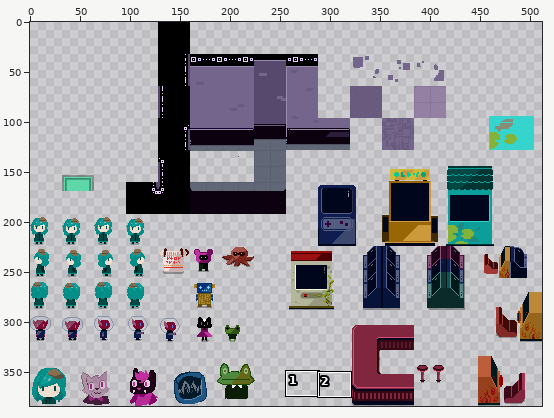
File history of a sprite sheet, assets/images/test.png. Above: a wide view before the commit, with the close-up outlined.
Close-up. First the earlier version:
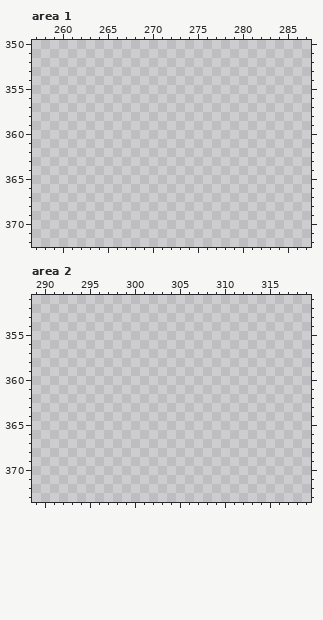
The file is 512x384 pixels. Colours within 5 levels of each other are drawn and written as one. Shown: area 1: x 257..287, y 350..372; area 2: x 289..319, y 351..373. The commit also changed other parts of the picture, which this record leaves out.
Palette (. is transparent): 
The same view after the edit:
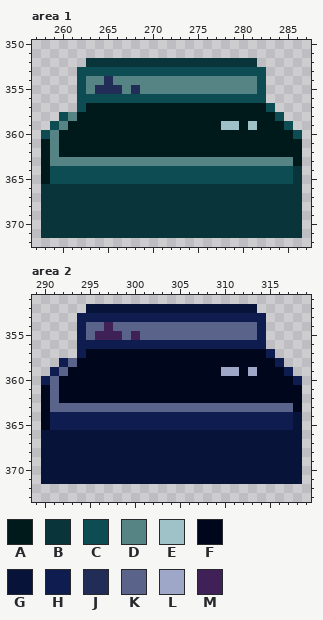
Colours new in this view: A #001a1b  B #08343a  C #0e4c54  D #568485  E #9ec2c7  F #00061b  G #08133a  H #0e1c4f  J #212c57  K #5a648a  L #9ea7c7  M #3f2157
Edits made:
Area 1:
Colour A now appears in row 357 at x 263 to 282; in row 358 at x 262 to 283; in row 359 at x 261 to 277, 280 and 282 to 284; in row 360 at x 260 to 285; in rows 361 to 362 at x 258 and 260 to 286; in row 363 at x 258 and 286.
Colour A now appears in rows 364 to 365 at x 258.
Colour B now appears in row 352 at x 263 to 281; in rows 364 to 365 at x 286; in rows 366 to 371 at x 258 to 286.
Colour C now appears in row 353 at x 262 to 282; in rows 354 to 355 at x 262 and 282; in row 356 at x 262 to 282; in row 357 at x 262 and 283; in row 358 at x 260 and 284; in row 359 at x 259 and 285.
Colour C now appears in row 360 at x 258 and 286; in rows 364 to 365 at x 259 to 285.
Colour D now appears in row 354 at x 263 to 264 and 266 to 281; in row 355 at x 263, 267 and 269 to 281; in row 358 at x 261; in row 359 at x 260; in rows 360 to 362 at x 259; in row 363 at x 259 to 285.
Colour E now appears in row 359 at x 278 to 279 and 281.
Colour J now appears in row 354 at x 265; in row 355 at x 264 to 266 and 268.
Area 2:
Colour F now appears in row 357 at x 295 to 314; in row 358 at x 294 to 315; in row 359 at x 293 to 309, 312 and 314 to 316; in row 360 at x 292 to 317; in rows 361 to 362 at x 290 and 292 to 318; in row 363 at x 290 and 318.
Colour F now appears in rows 364 to 365 at x 290.
Colour G now appears in row 352 at x 295 to 313; in rows 364 to 365 at x 318; in rows 366 to 371 at x 290 to 318.
Colour H now appears in row 353 at x 294 to 314; in rows 354 to 355 at x 294 and 314; in row 356 at x 294 to 314; in row 357 at x 294 and 315; in row 358 at x 292 and 316; in row 359 at x 291 and 317.
Colour H now appears in row 360 at x 290 and 318; in rows 364 to 365 at x 291 to 317.
Colour K now appears in row 354 at x 295 to 296 and 298 to 313; in row 355 at x 295, 299 and 301 to 313; in row 358 at x 293; in row 359 at x 292; in rows 360 to 362 at x 291; in row 363 at x 291 to 317.
Colour L now appears in row 359 at x 310 to 311 and 313.
Colour M now appears in row 354 at x 297; in row 355 at x 296 to 298 and 300.
Changed places in both close-ups, as pixel boxes (x1, y1, x2, y2):
added: (41, 58, 302, 238)
added: (41, 304, 302, 484)
